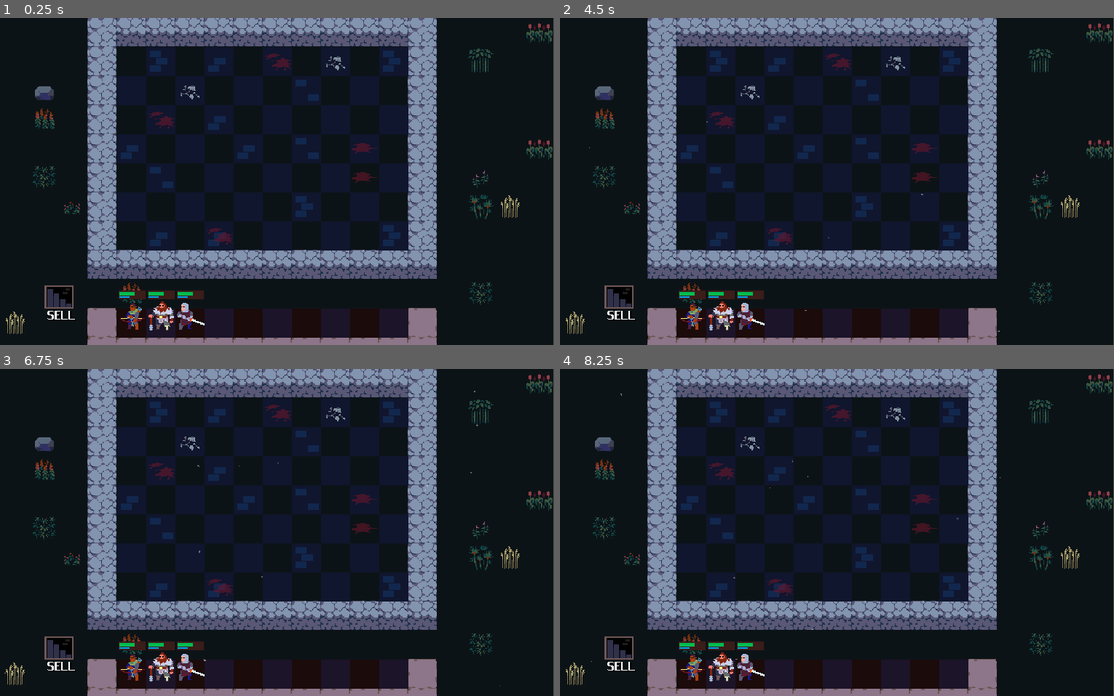
Above: before the commit, frames 1-4 (two rows, left to right).
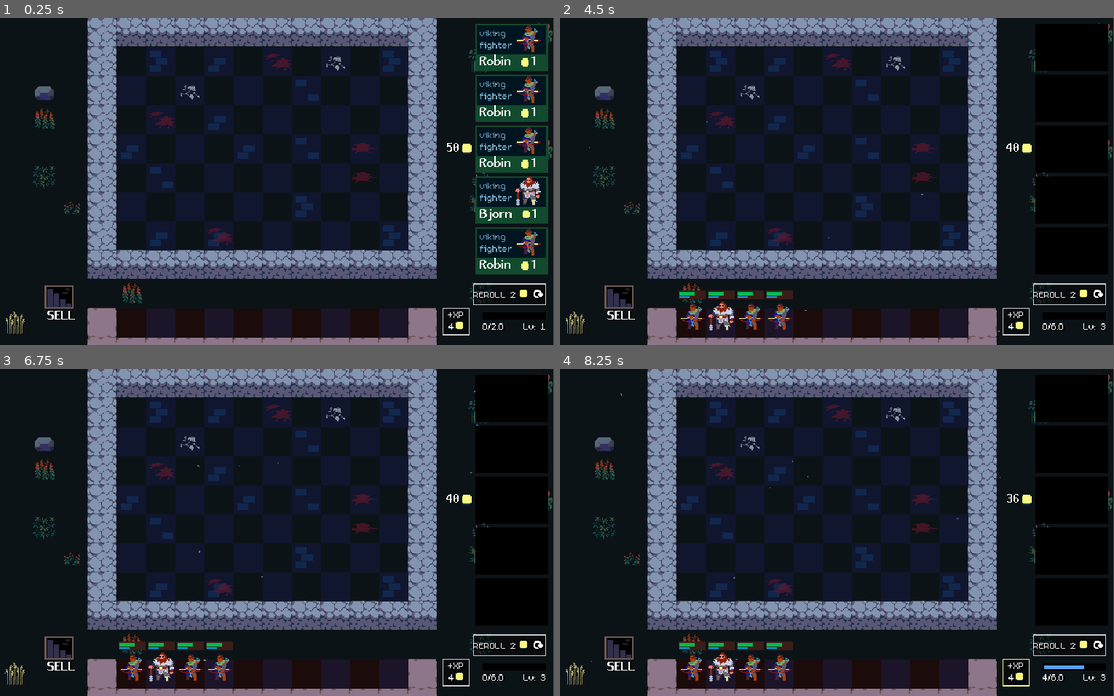
Above: after the commit, the same moments.

Repository: hanmi255/AutoBattler
Game: Godot game, scene res://scenes/arena/arena.tscn
Two runs of this game, one before a commit and one after it. Both use one fixed random seed, a clock stepped at 60 frames per second and the inputs below.
Inputs (mouse positions are in pixels of both pictures, inside the frame that each line leads up to):
- Up to frame 1 (0.25 s): no input
- Up to frame 2 (4.5 s): click (1014, 322) at 0.52 s; click (1069, 292) at 1.27 s; click (1069, 96) at 2.02 s; click (1069, 148) at 2.77 s; click (1069, 201) at 3.52 s; click (1069, 250) at 4.27 s
- Up to frame 3 (6.75 s): click (509, 447) at 5.02 s; click (509, 499) at 5.77 s; click (509, 552) at 6.52 s
- Up to frame 4 (8.25 s): click (1069, 601) at 7.27 s; click (1014, 673) at 8.02 s

The runs differ from the first frame. In frame 1, 6.7% of the frame differs, in the area x 21-99%, y 1-98%; in frame 2, 1.4%; in frame 3, 1.4%; in frame 4, 1.5%.

Commit message:
feat(shop): 实现单位购买和刷新机制 fix(unit_grid):修复删除或移动单元时的悬空引用问题
- 新增 Shop 场景和相关脚本
- 实现单位购买逻辑和轮盘赌机制
- 添加单位池管理和随机选择功能
- 更新 Arena 场景，集成 Shop 功能
- 优化 SellPortal 脚本，支持单位回收到池中

Diff:
--- a/components/unit_grid.gd
+++ b/components/unit_grid.gd
@@ -17,6 +17,7 @@
 
 func add_unit_to_tile(unit: Node, tile: Vector2i) -> void:
 	units[tile] = unit
+	unit.tree_exited.connect(_on_unit_tree_exited.bind(unit, tile))
 	unit_grid_changed.emit()
 
 
@@ -25,6 +26,7 @@
 	if not unit:
 		return
 
+	unit.tree_exited.disconnect(_on_unit_tree_exited)
 	units[tile] = null
 	unit_grid_changed.emit()
 
@@ -54,3 +56,9 @@
 			units_array.append(unit)
 
 	return units_array
+
+
+func _on_unit_tree_exited(unit: Unit, tile: Vector2i) -> void:
+	if unit.is_queued_for_deletion():
+		units[tile] = null
+		unit_grid_changed.emit()
--- a/data/player/player_stats.gd
+++ b/data/player/player_stats.gd
@@ -14,9 +14,42 @@
 	10: 76
 }
 
+const ROLL_RARITIES := {
+	1: [UnitStats.Rarity.COMMON],
+	2: [UnitStats.Rarity.COMMON],
+	3: [UnitStats.Rarity.COMMON, UnitStats.Rarity.UNCOMMON],
+	4: [UnitStats.Rarity.COMMON, UnitStats.Rarity.UNCOMMON, UnitStats.Rarity.RARE],
+	5: [UnitStats.Rarity.COMMON, UnitStats.Rarity.UNCOMMON, UnitStats.Rarity.RARE],
+	6: [UnitStats.Rarity.COMMON, UnitStats.Rarity.UNCOMMON, UnitStats.Rarity.RARE],
+	7: [UnitStats.Rarity.COMMON, UnitStats.Rarity.UNCOMMON, UnitStats.Rarity.RARE, UnitStats.Rarity.LEGENDARY],
+	8: [UnitStats.Rarity.COMMON, UnitStats.Rarity.UNCOMMON, UnitStats.Rarity.RARE, UnitStats.Rarity.LEGENDARY],
+	9: [UnitStats.Rarity.COMMON, UnitStats.Rarity.UNCOMMON, UnitStats.Rarity.RARE, UnitStats.Rarity.LEGENDARY],
+	10: [UnitStats.Rarity.COMMON, UnitStats.Rarity.UNCOMMON, UnitStats.Rarity.RARE, UnitStats.Rarity.LEGENDARY],
+}
+
+const ROLL_CHANCES := {
+	1: [1],
+	2: [1],
+	3: [7.5, 2.5],
+	4: [6.5, 3.0, 0.5],
+	5: [5.0, 3.5, 1.5],
+	6: [4.0, 4.0, 2.0],
+	7: [2.75, 4.0, 3.24, 0.1],
+	8: [2.5, 3.75, 3.45, 0.3],
+	9: [1.75, 2.75, 4.5, 1.0],
+	10: [1.0, 2.0, 4.5, 2.5],
+}
+
 @export_range(0, 99) var gold: int: set = _set_gold
 @export_range(0, 99) var xp: int: set = _set_xp
-@export_range(1, 10) var level: int: set = _set_level
+@export_range(1, 10) var level: int = 1: set = _set_level
+
+
+func get_random_rarity_for_level() -> UnitStats.Rarity:
+	var rng = RandomNumberGenerator.new()
+	var array: Array = ROLL_RARITIES[level]
+	var weights: PackedFloat32Array = PackedFloat32Array(ROLL_CHANCES[level])
+	return array[rng.rand_weighted(weights)]
 
 
 func get_current_xp_requirement() -> int:
--- /dev/null
+++ b/data/unit_pool/unit_pool.gd
@@ -0,0 +1,38 @@
+class_name UnitPool
+extends Resource
+
+@export var available_units: Array[UnitStats]
+
+var unit_pool: Array[UnitStats]
+
+
+func generate_unit_pool() -> void:
+	unit_pool = []
+
+	for unit: UnitStats in available_units:
+		for i in unit.pool_count:
+			unit_pool.append(unit)
+
+
+func get_random_unit_by_rarity(rarity: UnitStats.Rarity) -> UnitStats:
+	var units := unit_pool.filter(
+		func(unit: UnitStats) -> bool:
+			return unit.rarity == rarity
+	)
+
+	if units.is_empty():
+		return null
+
+	var picked_random_unit: UnitStats = units.pick_random()
+	unit_pool.erase(picked_random_unit)
+	return picked_random_unit
+
+
+func add_unit_to_pool(unit: UnitStats) -> void:
+	## 将高阶单位分解为低阶单位再添加到池中
+	var combined_count = unit.get_combined_unit_count()
+	unit = unit.duplicate()
+	unit.tier = 1
+
+	for i in combined_count:
+		unit_pool.append(unit)
--- /dev/null
+++ b/data/unit_pool/unit_pool.tres
@@ -0,0 +1,12 @@
+[gd_resource type="Resource" script_class="UnitPool" load_steps=6 format=3 uid="uid://bei6adswdjpq4"]
+
+[ext_resource type="Script" uid="uid://y8ca3hu1873u" path="res://data/units/unit_stats.gd" id="1_mc54o"]
+[ext_resource type="Resource" uid="uid://t4bdfbp4ienm" path="res://data/units/arthur.tres" id="2_mht32"]
+[ext_resource type="Script" uid="uid://batf1fw12v6jc" path="res://data/unit_pool/unit_pool.gd" id="2_qbk8p"]
+[ext_resource type="Resource" uid="uid://d03y7m2m073r" path="res://data/units/bjorn.tres" id="3_l4vv1"]
+[ext_resource type="Resource" uid="uid://duhxw4yu7pwpu" path="res://data/units/robin.tres" id="4_2sl0h"]
+
+[resource]
+script = ExtResource("2_qbk8p")
+available_units = Array[ExtResource("1_mc54o")]([ExtResource("2_mht32"), ExtResource("3_l4vv1"), ExtResource("4_2sl0h")])
+metadata/_custom_type_script = "uid://batf1fw12v6jc"
--- a/data/units/unit_stats.gd
+++ b/data/units/unit_stats.gd
@@ -16,6 +16,7 @@
 @export var rarity: Rarity
 @export var gold_cost := 1
 @export_range(1, 3) var tier := 1: set = _set_tier
+@export var pool_count := 5
 
 @export_category("Visuals")
 @export var skin_coordinates: Vector2i
@@ -25,12 +26,12 @@
 	return name
 
 
-func get_combined_unit_cost() -> int:
+func get_combined_unit_count() -> int:
 	return 3 ** (tier - 1)
 
 
 func get_gold_value() -> int:
-	return gold_cost * get_combined_unit_cost()
+	return gold_cost * get_combined_unit_count()
 
 
 func _set_tier(value: int):
--- a/scenes/arena/arena.tscn
+++ b/scenes/arena/arena.tscn
@@ -1,19 +1,15 @@
-[gd_scene load_steps=18 format=4 uid="uid://1utsbx5l7poa"]
+[gd_scene load_steps=14 format=4 uid="uid://1utsbx5l7poa"]
 
 [ext_resource type="TileSet" uid="uid://cpt5peppfmfpn" path="res://scenes/arena/tile_set.tres" id="1_1qjuf"]
 [ext_resource type="Script" uid="uid://c0x1hd3xj3daw" path="res://scripts/arena/arena.gd" id="1_5tue2"]
 [ext_resource type="Texture2D" uid="uid://mbxv0ayrsu3d" path="res://assets/sprites/star_particle.png" id="2_8trdl"]
-[ext_resource type="PackedScene" uid="uid://o533q7qmby58" path="res://scenes/unit/unit.tscn" id="4_aj7ud"]
 [ext_resource type="Script" uid="uid://s5hbvtwr5hmj" path="res://components/unit_grid.gd" id="4_asdgj"]
 [ext_resource type="Script" uid="uid://c3fy5lxhf1vb" path="res://components/play_area.gd" id="4_jx0ua"]
 [ext_resource type="Script" uid="uid://d80odw7ld1fi" path="res://components/tile_highlighter.gd" id="6_u52cf"]
-[ext_resource type="Resource" uid="uid://t4bdfbp4ienm" path="res://data/units/arthur.tres" id="8_6w4xk"]
 [ext_resource type="Script" uid="uid://ctqviedvuqxsl" path="res://components/unit_mover.gd" id="8_ii07k"]
-[ext_resource type="Resource" uid="uid://duhxw4yu7pwpu" path="res://data/units/robin.tres" id="9_2ml6w"]
-[ext_resource type="Resource" uid="uid://d03y7m2m073r" path="res://data/units/bjorn.tres" id="9_vmsrg"]
 [ext_resource type="Script" uid="uid://cvbann7ls55ms" path="res://components/unit_spawner.gd" id="11_xgbxb"]
 [ext_resource type="PackedScene" uid="uid://dp660ky27o66i" path="res://scenes/sell_portal/sell_portal.tscn" id="13_fv88w"]
-[ext_resource type="Resource" uid="uid://83gxhusc82ev" path="res://data/player/player_stats.tres" id="14_w4nra"]
+[ext_resource type="PackedScene" uid="uid://rmdwsydwp8gg" path="res://scenes/shop/shop.tscn" id="15_w4nra"]
 
 [sub_resource type="Curve" id="Curve_5tue2"]
 _data = [Vector2(0, 0), 0.0, 0.0, 0, 0, Vector2(0.253394, 1), 0.0, 0.146068, 0, 0, Vector2(0.737557, 1), 0.0, 0.0, 0, 0, Vector2(0.737567, 1), 0.0, 0.0, 0, 0, Vector2(0.972851, 0), 0.0, 0.0, 0, 0]
@@ -108,17 +104,6 @@
 metadata/_edit_lock_ = true
 metadata/_edit_group_ = true
 
-[node name="UnitArthur" parent="Bench" instance=ExtResource("4_aj7ud")]
-position = Vector2(64, 0)
-stats = ExtResource("8_6w4xk")
-
-[node name="UnitBjorn" parent="Bench" instance=ExtResource("4_aj7ud")]
-position = Vector2(32, 0)
-stats = ExtResource("9_vmsrg")
-
-[node name="UnitRobin" parent="Bench" instance=ExtResource("4_aj7ud")]
-stats = ExtResource("9_2ml6w")
-
 [node name="HighLight" type="TileMapLayer" parent="Bench"]
 tile_set = ExtResource("1_1qjuf")
 
@@ -144,4 +129,8 @@
 
 [node name="SellPortal" parent="." instance=ExtResource("13_fv88w")]
 position = Vector2(80, 288)
-player_stats = ExtResource("14_w4nra")
+
+[node name="UI" type="CanvasLayer" parent="."]
+
+[node name="Shop" parent="UI" instance=ExtResource("15_w4nra")]
+unique_name_in_owner = true
--- a/scenes/gold_display/gold_display.tscn
+++ b/scenes/gold_display/gold_display.tscn
@@ -9,8 +9,10 @@
 shadow_color = Color(0, 0, 0, 0.627451)
 
 [node name="GoldDisplay" type="HBoxContainer"]
-offset_right = 28.0
+custom_minimum_size = Vector2(32, 18)
+offset_right = 32.0
 offset_bottom = 18.0
+alignment = 2
 script = ExtResource("1_87xkt")
 player_stats = ExtResource("2_ti1g2")
 
--- a/scenes/sell_portal/sell_portal.tscn
+++ b/scenes/sell_portal/sell_portal.tscn
@@ -1,8 +1,10 @@
-[gd_scene load_steps=8 format=3 uid="uid://dp660ky27o66i"]
+[gd_scene load_steps=10 format=3 uid="uid://dp660ky27o66i"]
 
 [ext_resource type="Material" uid="uid://bb8m5fhpi4wqn" path="res://assets/shaders/2d_outline_shader.tres" id="1_g4w48"]
 [ext_resource type="Script" uid="uid://dd8s5b5bahcva" path="res://scripts/sell_portal/sell_portal.gd" id="1_q37ab"]
+[ext_resource type="Resource" uid="uid://83gxhusc82ev" path="res://data/player/player_stats.tres" id="2_gmlex"]
 [ext_resource type="Texture2D" uid="uid://b1ro1ssup7dcp" path="res://assets/sprites/tiles.png" id="2_se251"]
+[ext_resource type="Resource" uid="uid://bei6adswdjpq4" path="res://data/unit_pool/unit_pool.tres" id="2_svd6b"]
 [ext_resource type="Script" uid="uid://bijii2jph1jqd" path="res://components/outline_highlighter.gd" id="3_q37ab"]
 [ext_resource type="Texture2D" uid="uid://c4awhqfup7o2k" path="res://assets/sprites/gold.png" id="5_gmlex"]
 
@@ -15,6 +17,8 @@
 
 [node name="SellPortal" type="Area2D"]
 script = ExtResource("1_q37ab")
+unit_pool = ExtResource("2_svd6b")
+player_stats = ExtResource("2_gmlex")
 
 [node name="Visuals" type="CanvasGroup" parent="."]
 material = ExtResource("1_g4w48")
--- a/scenes/shop/shop.tscn
+++ b/scenes/shop/shop.tscn
@@ -1,15 +1,69 @@
-[gd_scene format=3 uid="uid://rmdwsydwp8gg"]
+[gd_scene load_steps=9 format=3 uid="uid://rmdwsydwp8gg"]
+
+[ext_resource type="PackedScene" uid="uid://dkxjro6e4gqis" path="res://scenes/gold_display/gold_display.tscn" id="1_ctpgp"]
+[ext_resource type="Script" uid="uid://bo7climd1yeix" path="res://scripts/shop/shop.gd" id="1_ptf86"]
+[ext_resource type="Resource" uid="uid://83gxhusc82ev" path="res://data/player/player_stats.tres" id="2_ge4d2"]
+[ext_resource type="PackedScene" uid="uid://dl36kawnud74k" path="res://scenes/unit_card/unit_card.tscn" id="2_ptf86"]
+[ext_resource type="Resource" uid="uid://bei6adswdjpq4" path="res://data/unit_pool/unit_pool.tres" id="2_xcdpw"]
+[ext_resource type="PackedScene" uid="uid://bs62a6fkeay7b" path="res://scenes/xp_button/xp_button.tscn" id="3_ge4d2"]
+[ext_resource type="PackedScene" uid="uid://bb7lr8daskuah" path="res://scenes/reroll_button/reroll_button.tscn" id="4_xcdpw"]
+[ext_resource type="PackedScene" uid="uid://c83qy7v7qskl0" path="res://scenes/xp_tracker/xp_tracker.tscn" id="5_tp26b"]
 
 [node name="Shop" type="VBoxContainer"]
 anchors_preset = 1
 anchor_left = 1.0
 anchor_right = 1.0
-offset_left = -40.0
-offset_bottom = 40.0
+offset_left = -121.0
+offset_top = 6.0
+offset_right = -7.0
+offset_bottom = 293.0
 grow_horizontal = 0
+theme_override_constants/separation = 10
+script = ExtResource("1_ptf86")
+unit_pool = ExtResource("2_xcdpw")
+player_stats = ExtResource("2_ge4d2")
 
 [node name="TopHBox" type="HBoxContainer" parent="."]
 layout_mode = 2
 
+[node name="GoldDisplay" parent="TopHBox" instance=ExtResource("1_ctpgp")]
+layout_mode = 2
+
+[node name="ShopCards" type="VBoxContainer" parent="TopHBox"]
+unique_name_in_owner = true
+layout_mode = 2
+
+[node name="UnitCard" parent="TopHBox/ShopCards" instance=ExtResource("2_ptf86")]
+layout_mode = 2
+
+[node name="UnitCard2" parent="TopHBox/ShopCards" instance=ExtResource("2_ptf86")]
+layout_mode = 2
+
+[node name="UnitCard3" parent="TopHBox/ShopCards" instance=ExtResource("2_ptf86")]
+layout_mode = 2
+
+[node name="UnitCard4" parent="TopHBox/ShopCards" instance=ExtResource("2_ptf86")]
+layout_mode = 2
+
+[node name="UnitCard5" parent="TopHBox/ShopCards" instance=ExtResource("2_ptf86")]
+layout_mode = 2
+
 [node name="BottomHBox" type="HBoxContainer" parent="."]
 layout_mode = 2
+
+[node name="XPButton" parent="BottomHBox" instance=ExtResource("3_ge4d2")]
+layout_mode = 2
+size_flags_vertical = 8
+
+[node name="RerollAndXPTracker" type="VBoxContainer" parent="BottomHBox"]
+layout_mode = 2
+theme_override_constants/separation = 5
+
+[node name="RerollButton" parent="BottomHBox/RerollAndXPTracker" instance=ExtResource("4_xcdpw")]
+layout_mode = 2
+
+[node name="XPTracker" parent="BottomHBox/RerollAndXPTracker" instance=ExtResource("5_tp26b")]
+layout_mode = 2
+size_flags_horizontal = 8
+
+[connection signal="pressed" from="BottomHBox/RerollAndXPTracker/RerollButton" to="." method="_on_reroll_button_pressed"]
--- a/scenes/unit_card/unit_card.tscn
+++ b/scenes/unit_card/unit_card.tscn
@@ -13,9 +13,11 @@
 font_color = Color(0.6, 0.862745, 1, 0.729412)
 
 [sub_resource type="StyleBoxFlat" id="StyleBoxFlat_qv24o"]
+resource_local_to_scene = true
 bg_color = Color(0.0705882, 0.290196, 0.180392, 1)
 
 [sub_resource type="StyleBoxFlat" id="StyleBoxFlat_2cd18"]
+resource_local_to_scene = true
 bg_color = Color(0.6, 0.6, 0.6, 0)
 border_width_left = 2
 border_width_top = 2
@@ -24,6 +26,7 @@
 border_color = Color(0.0705882, 0.290196, 0.180392, 1)
 
 [sub_resource type="AtlasTexture" id="AtlasTexture_fd1e3"]
+resource_local_to_scene = true
 atlas = ExtResource("3_jsq82")
 region = Rect2(32, 96, 32, 32)
 
--- a/scripts/arena/arena.gd
+++ b/scripts/arena/arena.gd
@@ -8,8 +8,10 @@
 @onready var unit_mover: UnitMover = $UnitMover
 @onready var unit_spawner: UnitSpawner = $UnitSpawner
 @onready var sell_portal: SellPortal = $SellPortal
+@onready var shop: Shop = %Shop
 
 
 func _ready() -> void:
 	unit_spawner.unit_spawned.connect(unit_mover.setup_unit)
 	unit_spawner.unit_spawned.connect(sell_portal.setup_unit)
+	shop.unit_bought.connect(unit_spawner.spawn_unit)
--- a/scripts/sell_portal/sell_portal.gd
+++ b/scripts/sell_portal/sell_portal.gd
@@ -1,6 +1,7 @@
 class_name SellPortal
 extends Area2D
 
+@export var unit_pool: UnitPool
 @export var player_stats: PlayerStats
 
 @onready var outline_highlighter: OutlineHighlighter = $OutlineHighlighter
@@ -24,8 +25,7 @@
 func _on_sell_unit(unit: Unit) -> void:
 	player_stats.gold += unit.stats.get_gold_value()
 	## TODO: give items back to item pool
-	## TODO: put units back to pool
-	print("金币：", player_stats.gold)
+	unit_pool.add_unit_to_pool(unit.stats)
 
 	unit.queue_free()
 
--- /dev/null
+++ b/scripts/shop/shop.gd
@@ -0,0 +1,47 @@
+class_name Shop
+extends VBoxContainer
+
+signal unit_bought(unit: UnitStats)
+
+const UNIT_CARD = preload("res://scenes/unit_card/unit_card.tscn")
+
+@export var unit_pool: UnitPool
+@export var player_stats: PlayerStats
+
+@onready var shop_cards: VBoxContainer = %ShopCards
+
+
+func _ready() -> void:
+	unit_pool.generate_unit_pool()
+
+	for child: Node in shop_cards.get_children():
+		child.queue_free()
+
+	_roll_units()
+
+
+func _roll_units() -> void:
+	for i in 5:
+		var rarity = player_stats.get_random_rarity_for_level()
+		var new_card: UnitCard = UNIT_CARD.instantiate()
+		new_card.unit_stats = unit_pool.get_random_unit_by_rarity(rarity)
+		new_card.unit_bought.connect(_on_unit_bought)
+		shop_cards.add_child(new_card)
+
+
+## 将未被购买的单位放回池子 否则将会被永远删除[见_ready()]
+func _put_back_remaining_to_pool() -> void:
+	for unit_card: UnitCard in shop_cards.get_children():
+		if not unit_card.bought:
+			unit_pool.add_unit_to_pool(unit_card.unit_stats)
+
+		unit_card.queue_free()
+
+
+func _on_unit_bought(unit: UnitStats) -> void:
+	unit_bought.emit(unit)
+
+
+func _on_reroll_button_pressed() -> void:
+	_put_back_remaining_to_pool()
+	_roll_units()
--- a/scripts/unit_card/unit_card.gd
+++ b/scripts/unit_card/unit_card.gd
@@ -26,11 +26,6 @@
 	player_stats.changed.connect(_on_player_stats_changed)
 	_on_player_stats_changed()
 
-	unit_bought.connect(
-		func(unit: UnitStats):
-			print("bought unit:", unit)
-			print("gold:", player_stats.gold)
-	)
 
 func _on_player_stats_changed() -> void:
 	if not unit_stats:
